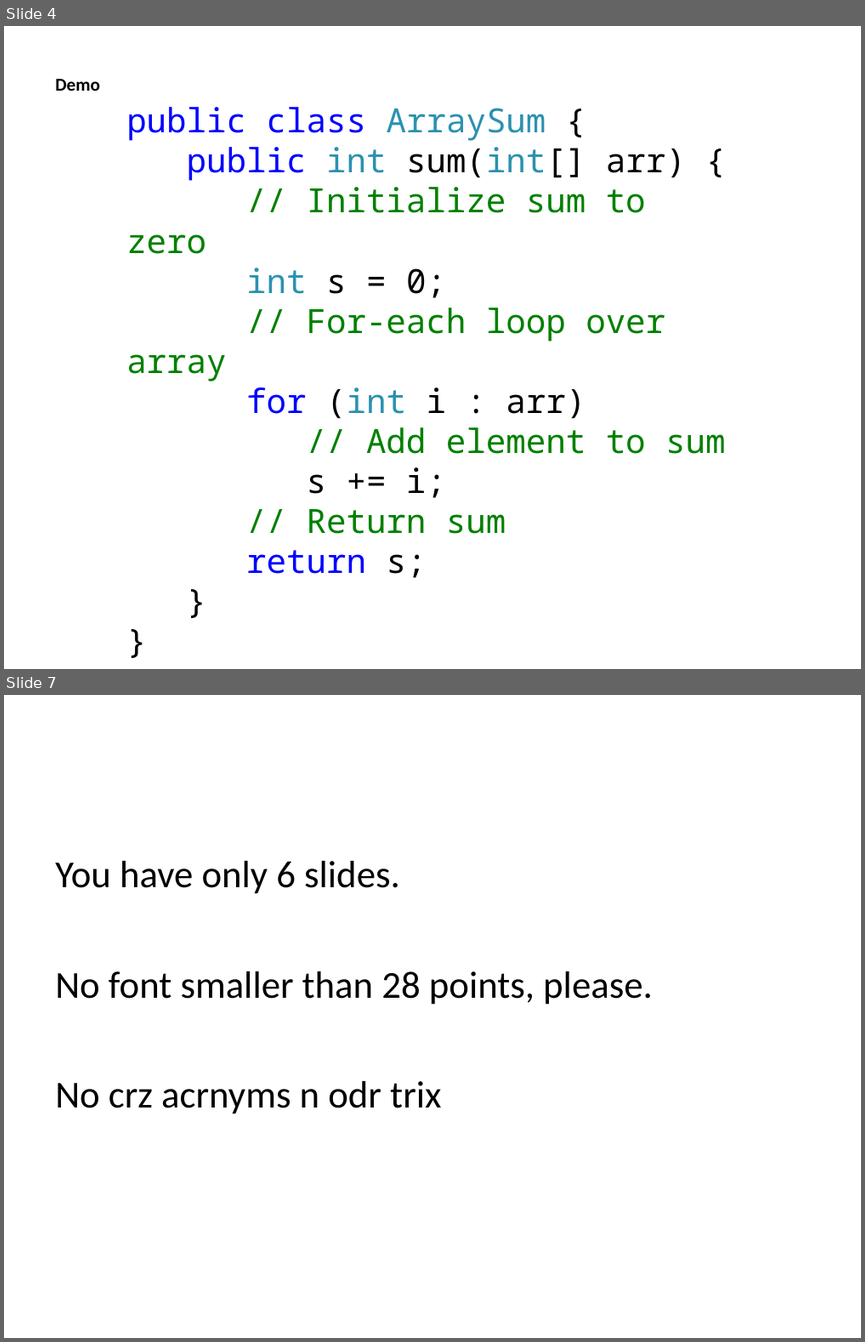
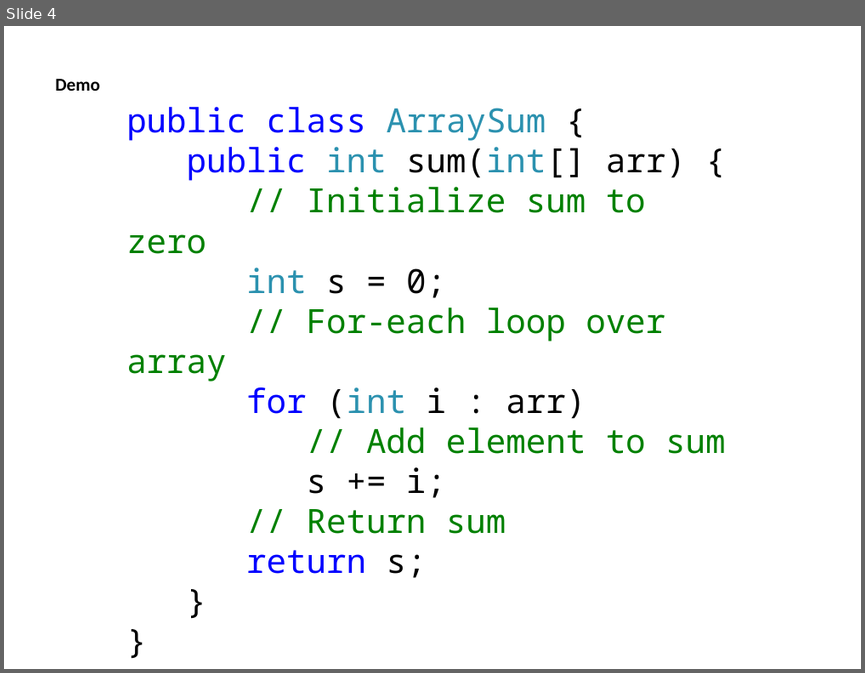
Before and after one commit to Michael0x2a/asymptotic-analysis-tool, a slide deck: poster.ppt. Shown one above the other, each under a label of ours: slides 4 and 7 before the commit, slide 4 after it; the slides between them are not shown. The pictures are 865x1342 and 865x673 pixels, drawn with LibreOffice and Linux fonts; fonts in the diff are those of the drawing. Boxes give left, top, right and bottom in pixels: in the first picture for what was removed or moved away, otherwise in the second. Text is boxed around its words. In the diff, an @@ line names an element or a change of style, - is before the commit and + after.

```diff
--- a/poster.ppt
+++ b/poster.ppt
@@ slide 7 removed at box(4, 695, 861, 1338), background #FFFFFF @@
@@ text removed at box(55, 861, 653, 1114) @@
-You have only 6 slides.
-No font smaller than 28 points, please.
-No crz acrnyms n odr trix
```
Also in this commit, not shown: 4 slides changed.
